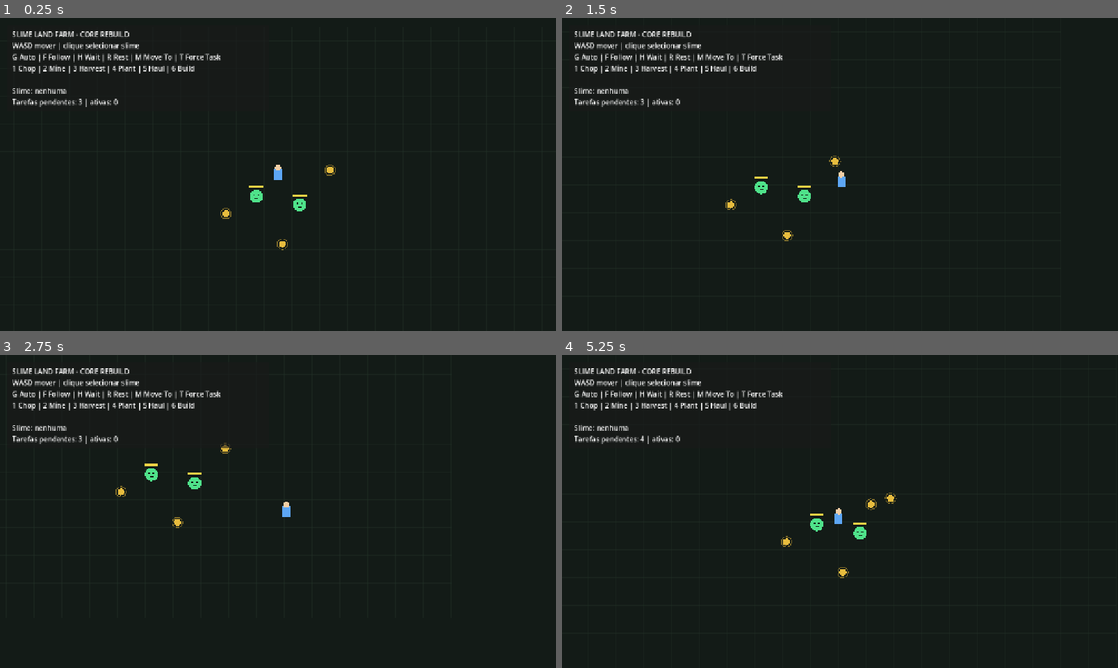
Above: before the commit, frames 1-4 (two rows, left to right).
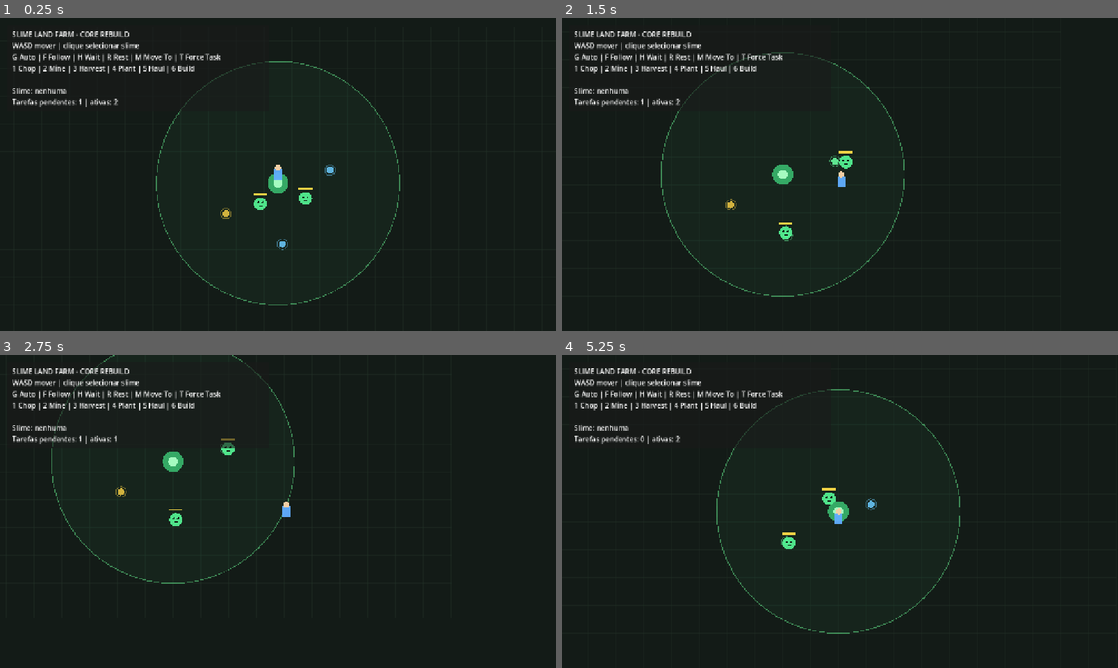
Above: after the commit, the same moments.

Repository: HelioConde/GameSlime
Game: Godot game, scene res://scenes/world/main.tscn
Two runs of this game, one before a commit and one after it. Both use one fixed random seed, a clock stepped at 60 frames per second and the inputs below.
Inputs (mouse positions are in pixels of both pictures, inside the frame that each line leads up to):
- Up to frame 1 (0.25 s): no input
- Up to frame 2 (1.5 s): tap Enter at 0.5 s; move the mouse to (962, 158) at 0.52 s; hold D 0.53-1.28 s; tap G at 0.6 s; click (962, 158) at 0.67 s; move the mouse to (728, 190) at 1.27 s; hold S from 1.28 s (still down); tap F at 1.35 s
- Up to frame 3 (2.75 s): move the mouse to (333, 442) at 2.02 s; release S at 2.03 s; hold D from 2.03 s (still down); tap H at 2.1 s
- Up to frame 4 (5.25 s): move the mouse to (812, 574) at 2.77 s; release D at 2.78 s; hold W 2.78-3.53 s; tap one key every 0.75 s from 2.85 s: R M T 1; click (812, 574) at 2.92 s; move the mouse to (1006, 558) at 3.52 s; hold A 3.53-5.03 s; move the mouse to (673, 464) at 4.27 s; move the mouse to (867, 511) at 5.02 s; hold S from 5.03 s (still down); click (867, 511) at 5.17 s

The runs differ from the first frame. In frame 1, 0.9% of the frame differs, in the area x 14-72%, y 13-92%; in frame 2, 1.0%; in frame 3, 0.9%; in frame 4, 1.1%, in the area x 14-72%, y 10-90%.
Error before the commit: Parse Error: Cannot get return value of call to "erase()" because it returns "void". (res://scripts/entities/base/base_core.gd:40)

Commit message:
fix: make slime unregister safe

Diff:
--- a/scripts/entities/base/base_core.gd
+++ b/scripts/entities/base/base_core.gd
@@ -37,8 +37,10 @@
 	return true
 
 func unregister_slime(slime: SlimeWorker) -> void:
-	if not registered_slimes.erase(slime):
+	if slime not in registered_slimes:
 		return
+
+	registered_slimes.erase(slime)
 	if slime.base_core == self:
 		slime.base_core = null
 	slime_unregistered.emit(slime)
